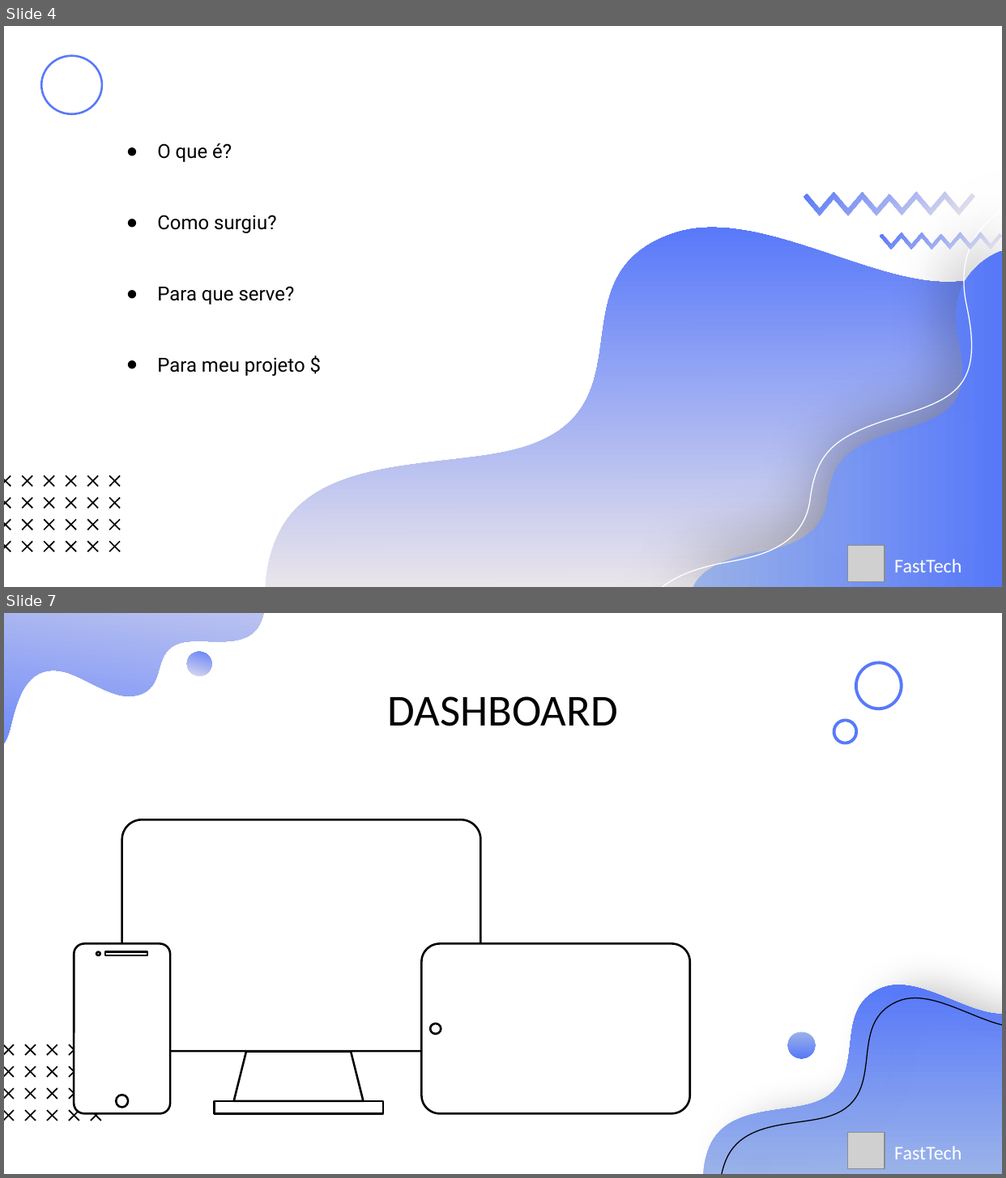
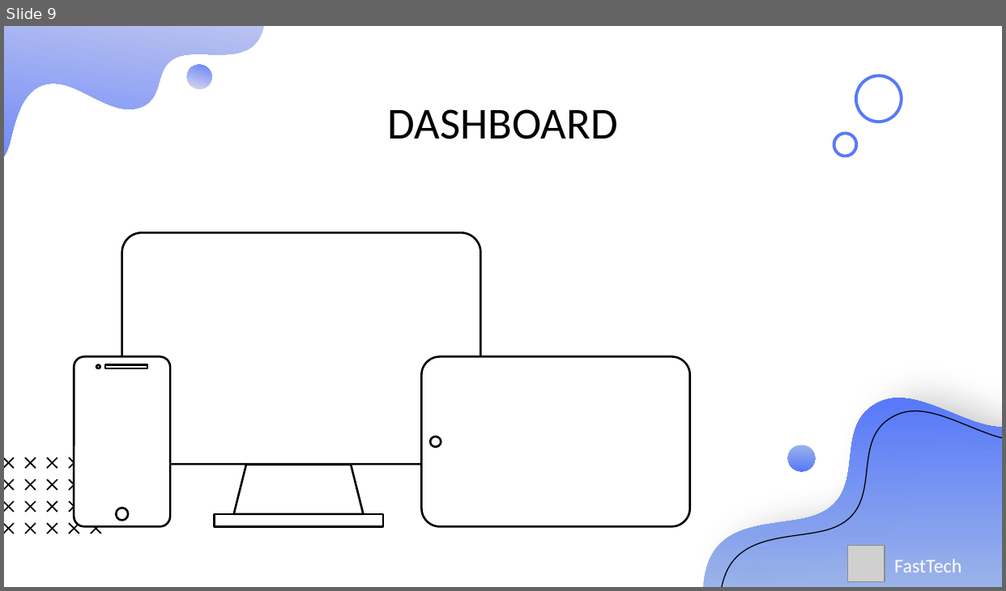
Before and after one commit to Grupo-1-adsa/Grupo-1-adsa, a slide deck: Documentação/PPT/Sprint 3 - Apresentação.pptx. Shown one above the other, each under a label of ours: slides 4 and 7 before the commit, slide 9 after it; the slides between them are not shown. The pictures are 1006x1178 and 1006x591 pixels, drawn with LibreOffice and Linux fonts; fonts in the diff are those of the drawing; grey boxes stand for pictures. Boxes give left, top, right and bottom in pixels: in the first picture for what was removed or moved away, otherwise in the second. Text is boxed around its words. In the diff, an @@ line names an element or a change of style, - is before the commit and + after.

```diff
--- a/Documentação/PPT/Sprint 3 - Apresentação.pptx
+++ b/Documentação/PPT/Sprint 3 - Apresentação.pptx
@@ slide 4 removed at box(4, 26, 1002, 587), background #FFFFFF @@
@@ ellipse removed at box(42, 56, 103, 113) @@
@@ text removed at box(157, 143, 305, 376) @@
-● O que é?
-● Como surgiu?
-● Para que serve?
-● Para meu projeto $
@@ freeform shape removed at box(803, 192, 975, 216) @@
@@ freeform shape removed at box(650, 203, 1002, 587) @@
@@ freeform shape removed at box(266, 228, 1002, 587) @@
@@ freeform shape removed at box(880, 233, 1002, 250) @@
@@ freeform shape removed at box(693, 251, 1002, 587) @@
@@ group removed at box(4, 475, 120, 552): 24 freeform shapes @@
@@ picture removed at box(848, 546, 885, 582) @@
@@ text removed at box(894, 559, 961, 573) @@
-FastTech
@@ what was slide 7 is now slide 9 @@
```
Also in this commit, not shown: 5 slides changed, 3 slides added, 2 other files.
